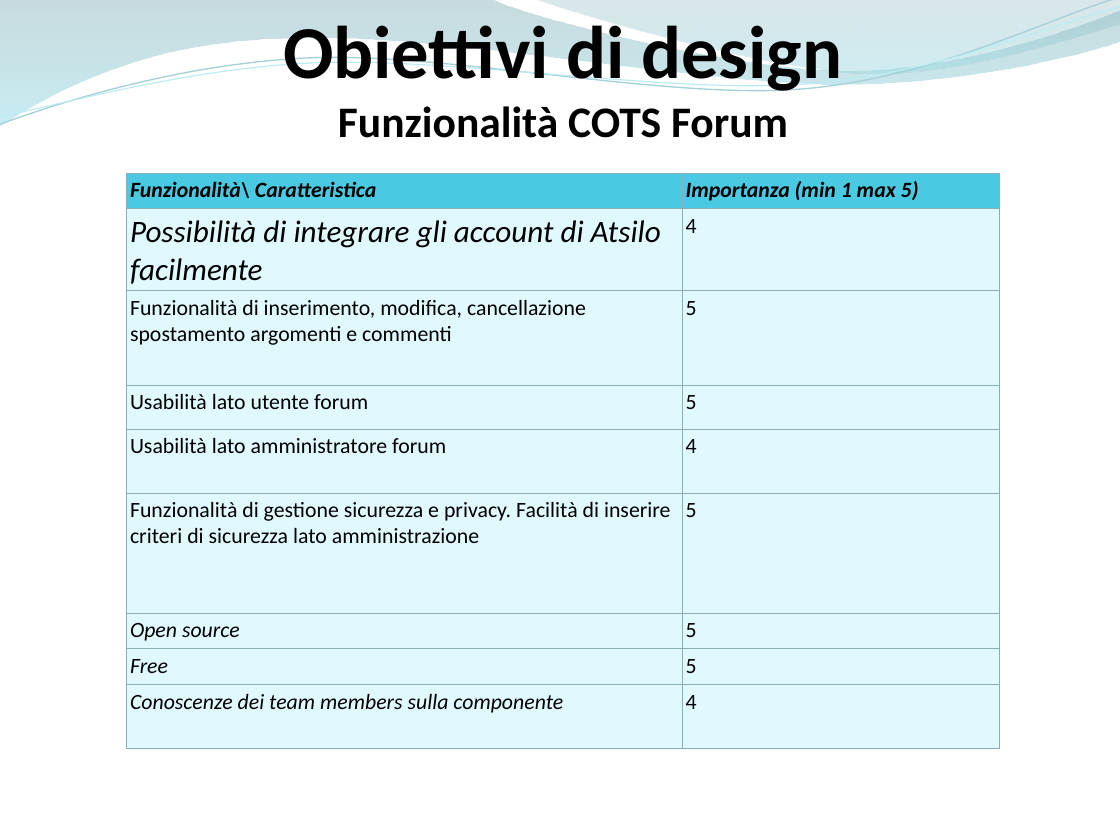
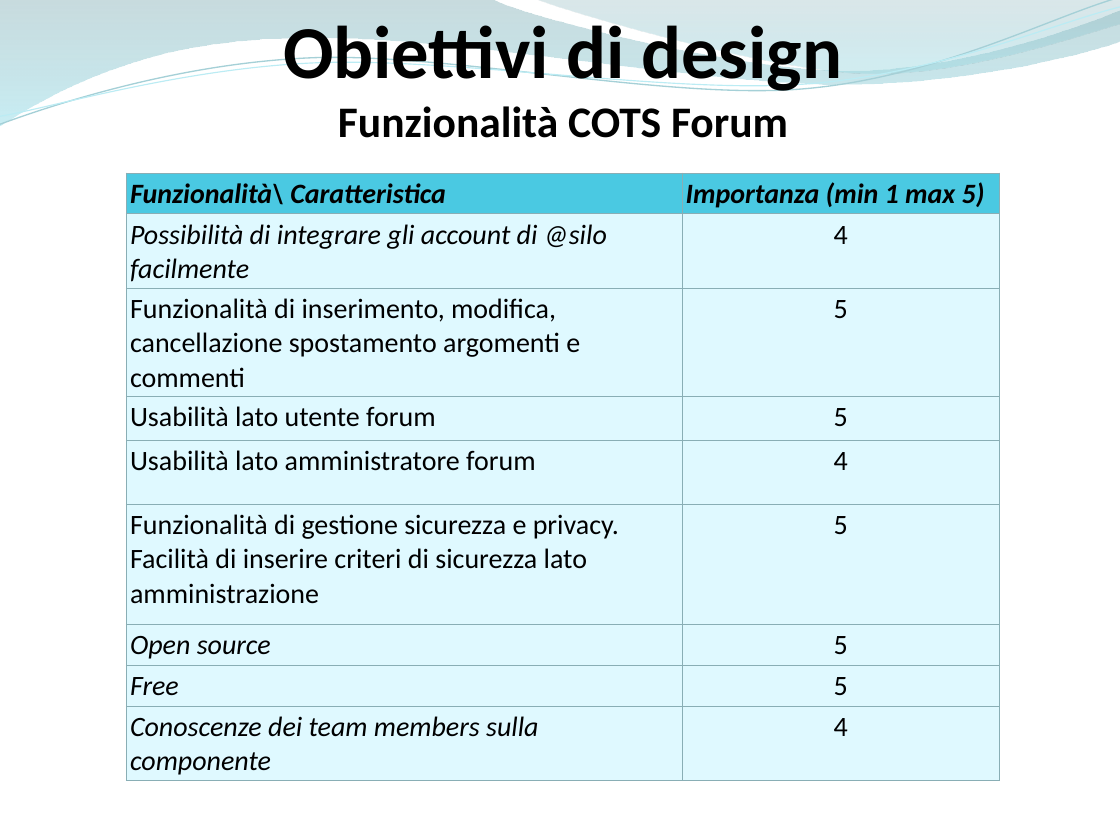
Before and after one commit to ammirate/at-silo, a slide deck: slide 23 of Presentazione/Atsilo3/Atsilo_H_PresentazioneFinale.pptx (slide 24 before the commit). Drawn at 1120x840 pixels with LibreOffice and Linux fonts; fonts in the diff are those of the drawing. Boxes give left, top, right and bottom in pixels: in the first picture for what was removed or moved away, otherwise in the second. Text is boxed around its words. In the diff, an @@ line names an element or a change of style, - is before the commit and + after.

```diff
--- a/Presentazione/Atsilo3/Atsilo_H_PresentazioneFinale.pptx
+++ b/Presentazione/Atsilo3/Atsilo_H_PresentazioneFinale.pptx
@@ table at [127, 174, 999, 782] @@
-row 2, column 1: Possibilità di integrare gli account di Atsilo facilmente
+row 2, column 1: Possibilità di integrare gli account di @silo facilmente
@@ size 14 to 18 pt in "Funzionalità\ Caratteristica", "Importanza (min 1 max 5)", "4", "Funzionalità di inserimento, modifica, cancellazione spostam ..." and 13 more places @@
@@ alignment left to centre @@
```
Also in this commit, not shown: 27 other slides changed, 1 slide added, 1 slide removed, 4 other files.
